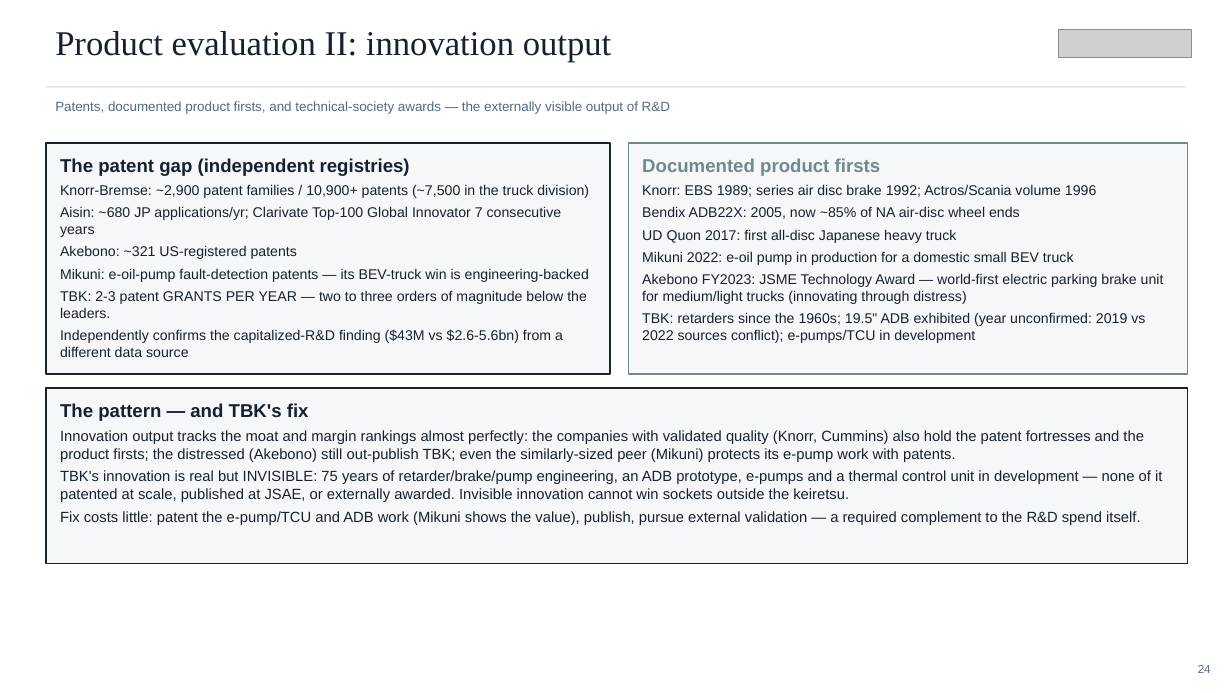
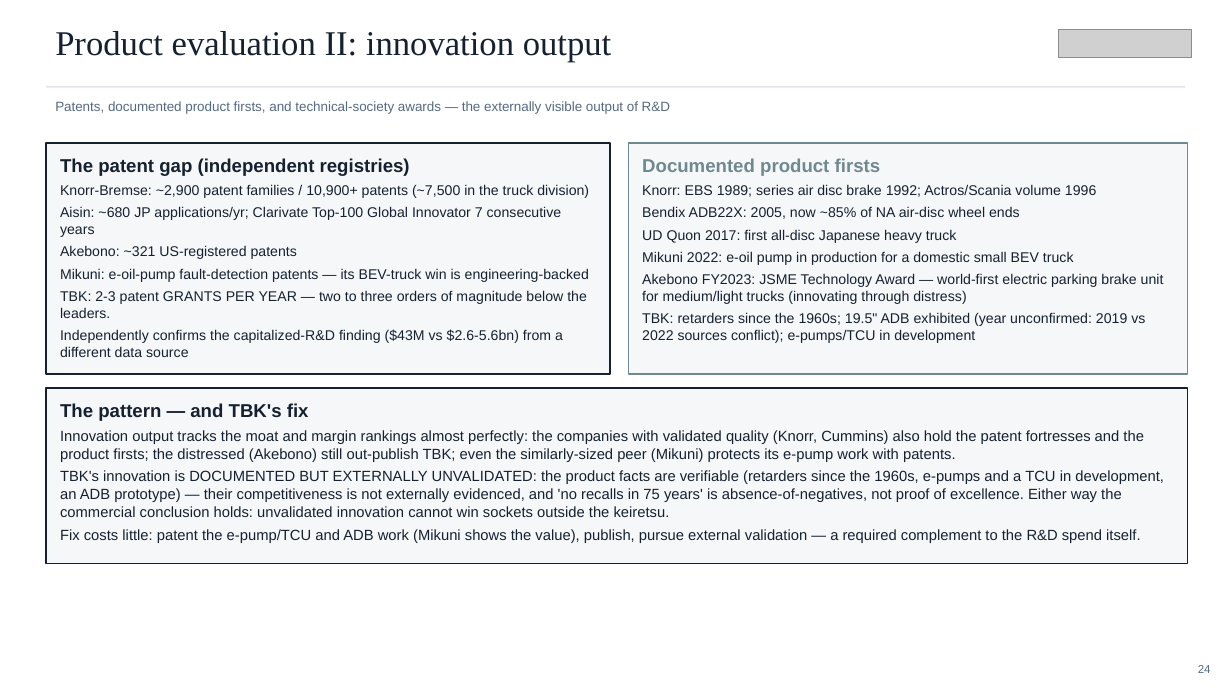
Before and after one commit to charette-lab/Claude, a slide deck: slide 24 of TBK_rd_gap_slides.pptx. Drawn at 1232x693 pixels with LibreOffice and Linux fonts; fonts in the diff are those of the drawing; grey boxes stand for pictures. Boxes give left, top, right and bottom in pixels: in the first picture for what was removed or moved away, otherwise in the second. Text is boxed around its words. In the diff, an @@ line names an element or a change of style, - is before the commit and + after.

```diff
--- a/TBK_rd_gap_slides.pptx
+++ b/TBK_rd_gap_slides.pptx
@@ text in rectangle at bbox=[60, 470, 1164, 517]: text changed @@
-TBK's innovation is real but INVISIBLE: 75 years of retarder/brake/pump engineering, an ADB prototype, e-pumps and a thermal control unit in development — none of it patented at scale, published at JSAE, or externally awarded. Invisible innovation cannot win sockets outside the keiretsu.
+TBK's innovation is DOCUMENTED BUT EXTERNALLY UNVALIDATED: the product facts are verifiable (retarders since the 1960s, e-pumps and a TCU in development, an ADB prototype) — their competitiveness is not externally evidenced, and 'no recalls in 75 years' is absence-of-negatives, not proof of excellence. Either way the commercial conclusion holds: unvalidated innovation cannot win sockets outside the keiretsu.
```
Also in this commit, not shown: 6 other slides changed, 3 other files.
